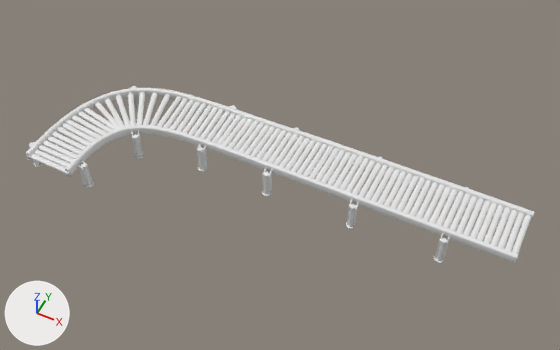
One commit to the FBX model Assets/Models/Ian Environmental Assets/Prefabs/cONVEYERbELT.fbx: the scene before it, then after it.
Both versions are drawn from a camera (50 mm lens) standing at (8.08, -16.84, 19.09) and looking at (0.15, -0.99, -0.72). The axes (+X, +Y, +Z) are drawn at lower left. The lights are the same throughout.
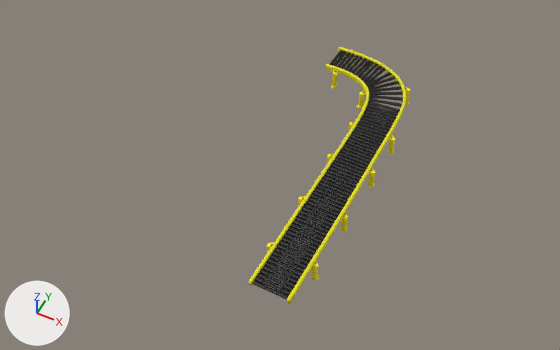
The change, as a diff of the scene's bpy script:
```diff
--- a/Assets/Models/Ian Environmental Assets/Prefabs/cONVEYERbELT.fbx.py
+++ b/Assets/Models/Ian Environmental Assets/Prefabs/cONVEYERbELT.fbx.py
@@ mat_rails @@
 mat_rails = principled_material('rAILS')
-mat_rails.base_color = (0.8, 0.8, 0.8)  # white #e7e7e7
+mat_rails.base_color = (0.0, 0.0, 0.0)  # black #000000
@@ mat_pillars @@
 mat_pillars = principled_material('pILLARS')
-mat_pillars.base_color = (0.8, 0.8, 0.8)  # white #e7e7e7
+mat_pillars.base_color = (1.0, 0.845, 0.0)  # yellow #ffed00
@@ mat_railing @@
 mat_railing = principled_material('rAILING')
-mat_railing.base_color = (0.8, 0.8, 0.8)  # white #e7e7e7
+mat_railing.base_color = (0.8, 0.757, 0.0)  # yellow #e7e200
@@ me_cylinder_121 @@
 # used by ob_cylinder_009; location = (6.15, 0.44, -0.75); rotation_euler = (0.0, 0.0, -3.142), in degrees (0, 0, -180); scale = (0.0329, 0.0329, 0.00106)
-me_cylinder_121.from_pydata(...)  # 31322 vertices, 34500 faces; spans x -66.0..424.0, y -5.0..159.0, z -33.0..1044.0
+me_cylinder_121.from_pydata(...)  # 31322 vertices, 34504 faces; spans x -66.0..424.0, y -5.0..162.0, z -33.0..1044.0
+# me_cylinder_121 part 1: 644 vertices moved from x 359.0..414.0, y 100.0..158.0, z 734.0..1044.0 to x 358.0..413.0, y 101.0..162.0, z 734.0..1044.0; 1200 vertices removed from x 359.0..414.0, y 102.0..159.0, z 829.0..949.0; 1200 vertices added at x 358.0..413.0, y 102.0..159.0, z 829.0..949.0
+# me_cylinder_121 part 2: 3560 faces spanning x -5.0..360.0, y -5.0..146.0, z -33.0..938.0 switch from mat_rails (white #e7e7e7) to mat_pillars (yellow #ffed00)
+# me_cylinder_121 part 3: 3124 faces spanning x -66.0..414.0, y 3.0..162.0, z 734.0..1044.0 switch from mat_rails (white #e7e7e7) to mat_railing (yellow #e7e100)
+# me_cylinder_121 part 4: 356 faces spanning x 413.0..424.0, y 137.0..146.0, z -33.0..938.0 switch from mat_railing (white #e7e7e7) to mat_pillars (yellow #ffed00)
@@ ob_cylinder_009 @@
 ob_cylinder_009 = bpy.data.objects.new('Cylinder.009', me_cylinder_121)
-ob_cylinder_009.location = (6.15, 0.44, -0.75)
-ob_cylinder_009.rotation_euler = (0.0, 0.0, -3.142)  # degrees (0, 0, -180)
-ob_cylinder_009.scale = (0.0329, 0.0329, 0.00106)
+ob_cylinder_009.location = (3.06, -4.42, -0.46)
+ob_cylinder_009.rotation_euler = (0.0, 0.0, 1.543)  # degrees (0, 0, 88)
+ob_cylinder_009.scale = (0.0227, 0.0227, 0.000734)
```

Boxes (x1, y1, x2, y2) around the edits, measured in the pictures (560 x 350 px; the box of a moved part takes in the faces that stretch with it):
'Cylinder.009', recoloured, reshaped, moved, turned, rescaled (white to black)
    before: (25, 86, 534, 263)
    after: (249, 47, 410, 304)
part 1 of me_cylinder_121, moved or reshaped
    before: (25, 122, 96, 176)
    after: (325, 47, 371, 76)
part 2 of me_cylinder_121, recoloured
    before: (77, 105, 469, 263)
    after: (267, 70, 395, 280)
part 3 of me_cylinder_121, recoloured
    before: (39, 88, 534, 263)
    after: (249, 51, 406, 303)
part 4 of me_cylinder_121, recoloured
    before: (29, 142, 43, 166)
